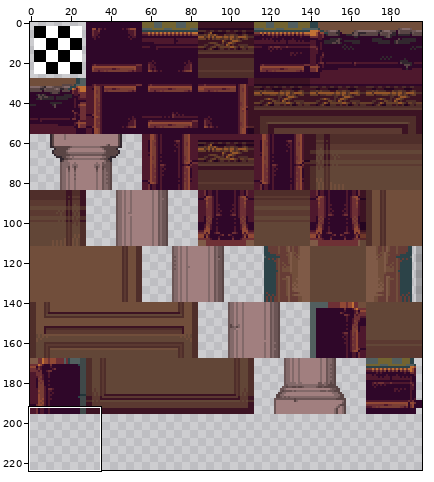
Sprite sheet, stored at tilesets/hotel_background/output_tileset.png. The picture above shows the old version from afar; the outline marks the close-up.
Close-up. Before:
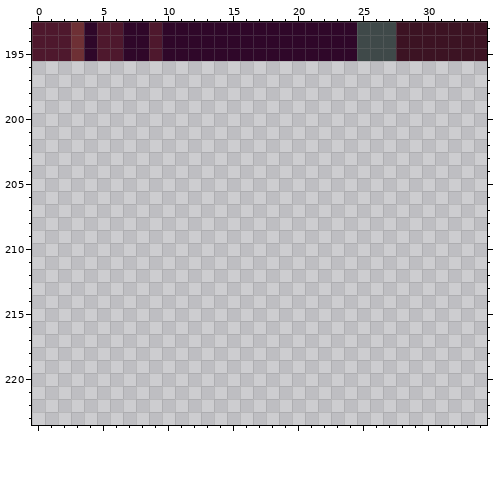
The file is 196x224 pixels. Colours within 5 levels of each other are drawn and written as one. Shown: x 0..34, y 193..223.
After the commit:
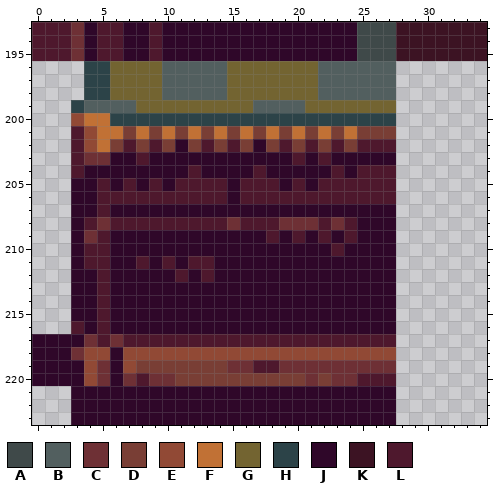
Palette (. is transparent): A #3f4949  B #525f5f  C #6e3035  D #793e35  E #914935  F #c17135  G #736431  H #2c4348  J #2f0729  K #3c1323  L #4e182d
What changed:
Changed rows in their new state; - is an unchanged pixel.
first column x 0:
196 ----HHGGGGBBBBBGGGGGGGBBBBBB
197 ----HHGGGGBBBBBGGGGGGGBBBBBB
198 ----HHGGGGBBBBBGGGGGGGBBBBBB
199 ---HBBBBGGGGGGGGGBBBBGGGGGGG
200 ---EFFHHHHHHHHHHHHHHHHHHHHHH
201 ---LEFFDFDFDFDFDFDFDFDFDFDDD
202 ---LEFDLDLDJDLDLDJDLDLDLDLLL
203 ---LCCJJLJJJJJJJJJJJLJLJJJJJ
204 ---LJJJJJJJJLJJJJLJJJJJLJLLL
205 ---JJLJLJLJLLLLJLLLJLJLLLLLL
206 ---JJLLLLLLLLLLJLLLLLLLLLLLL
207 ---JJLJJJJJJJJJJJJJJJJJJJJJJ
208 ---JLCLLLLLLLLLCLLLCCCLCLJJJ
209 ---JCLJJJJJJJJJJJJLJLJLJLJJJ
210 ---JLLJJJJJJJJJJJJJJJJJLJJJJ
211 ---JLLJJLJLJLLJJJJJJJJJJJJJJ
212 ---JJLJJJJJLJLJJJJJJJJJJJJJJ
213 ---JJLJJJJJJJJJJJJJJJJJJJJJJ
214 ---JJLJJJJJJJJJJJJJJJJJJJJJJ
215 ---JJLJJJJJJJJJJJJJJJJJJJJJJ
216 ---LJLJJJJJJJJJJJJJJJJJJJJJJ
217 JJJJCLCLLLLLLLLLLLLLLLLLLLLL
218 JJJCEEJEEEEEEEEEEEEEEEEEEEEE
219 JJJJECJEDDDDDDDCCLLCCCCCCCCC
220 JJJJECJCLCCDDDDDDDDDDCDCCLLL
221 ---JJJJJJJJJJJJJJJJJJJJJJJJJ
222 ---JJJJJJJJJJJJJJJJJJJJJJJJJ
223 ---JJJJJJJJJJJJJJJJJJJJJJJJJ
